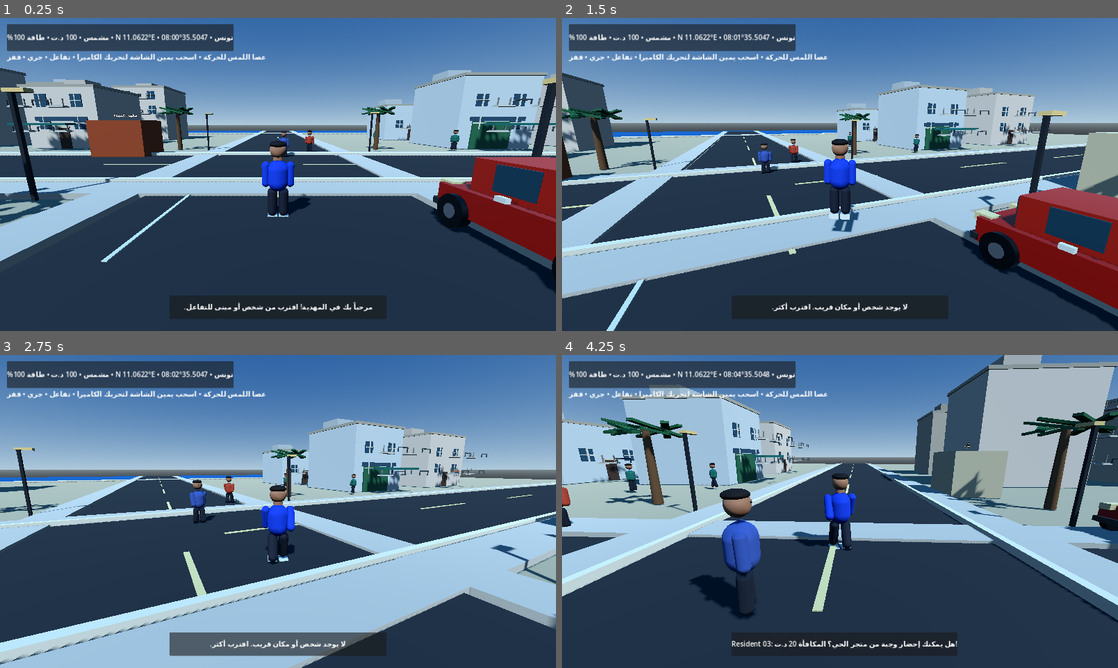
Above: before the commit, frames 1-4 (two rows, left to right).
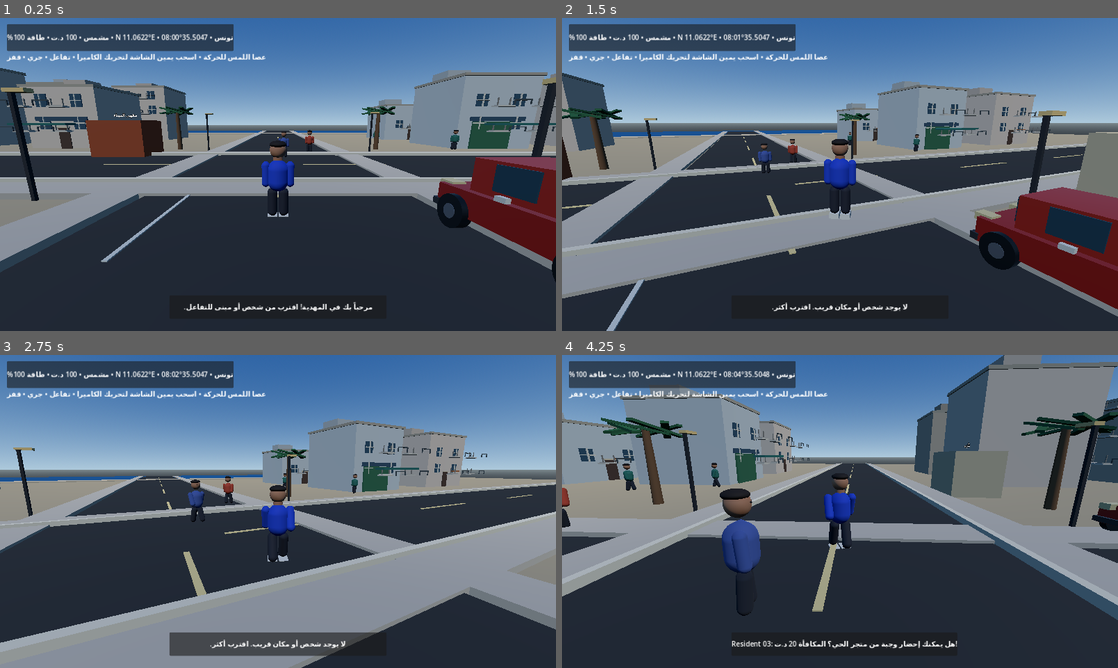
Above: after the commit, the same moments.

Repository: stevennpllk-crypto/REAL-LIFE-MAHDIA
Game: Godot game, scene res://scenes/Main.tscn
Two runs of this game, one before a commit and one after it. Both use one fixed random seed, a clock stepped at 60 frames per second and the inputs below.
Inputs (mouse positions are in pixels of both pictures, inside the frame that each line leads up to):
- Up to frame 1 (0.25 s): no input
- Up to frame 2 (1.5 s): tap Enter at 0.5 s; move the mouse to (867, 174) at 0.52 s; hold W (move_forward) from 0.53 s (still down); tap E (interact) at 0.6 s; tap Space (jump) at 0.77 s; move the mouse to (812, 174) at 1.27 s; tap Shift (run) at 1.35 s
- Up to frame 3 (2.75 s): keep holding W (move_forward); tap Space (jump) at 1.52 s; move the mouse to (289, 505) at 2.02 s; tap E (interact) at 2.1 s
- Up to frame 4 (4.25 s): keep holding W (move_forward); move the mouse to (834, 517) at 2.77 s; tap Shift (run) at 2.85 s; tap Space (jump) at 3.02, 3.77 s; move the mouse to (878, 514) at 3.52 s; tap E (interact) at 3.6 s

The runs differ from the first frame. In frame 1, 27% of the frame differs, in the area x 0-100%, y 16-88%; in frame 2, 33%; in frame 3, 37%, in the area x 0-100%, y 20-100%; in frame 4, 36%.
Error after the commit: Invalid access to property or key 'interact_requested' on a base object of type 'Nil'. (res://scripts/main.gd:305)

Commit message:
Prevent Android splash hang by yielding during world generation

Diff:
--- a/scripts/main.gd
+++ b/scripts/main.gd
@@ -28,12 +28,16 @@
 func _ready() -> void:
 	randomize()
 	_build_environment()
-	_build_town()
+	# Yield immediately so Android can present the first rendered frame instead of
+	# keeping the native Godot splash visible during world generation.
+	await get_tree().process_frame
+	await _build_town()
 	_spawn_player()
 	_spawn_residents()
 	_spawn_vehicle()
 	_setup_systems()
 	_build_hud()
+	print("MAHDIA_WORLD_READY")
 
 func _material(color: Color, roughness := 0.88) -> StandardMaterial3D:
 	var key := color.to_html() + str(roughness)
@@ -74,7 +78,9 @@
 	sun = DirectionalLight3D.new()
 	sun.rotation_degrees = Vector3(-48, -32, 0)
 	sun.light_energy = 1.1
-	sun.shadow_enabled = true
+	# Disable real-time shadows on the mobile compatibility renderer.
+	# This avoids expensive shadow shader variants on low-memory phones and SwiftShader.
+	sun.shadow_enabled = false
 	add_child(sun)
 
 	var ground := StaticBody3D.new()
@@ -129,6 +135,9 @@
 			var width := randf_range(7.0, 9.0)
 			var depth := randf_range(7.0, 9.0)
 			_create_building(Vector3(x, 0, z), Vector3(width, height, depth), palette[randi_range(0, palette.size()-1)], i * 11 + j)
+			# Spread expensive node creation over frames to keep the renderer responsive.
+			if (i * 5 + j) % 3 == 0:
+				await get_tree().process_frame
 
 	_create_palm(Vector3(-10, 0, -10))
 	_create_palm(Vector3(10, 0, -10))
